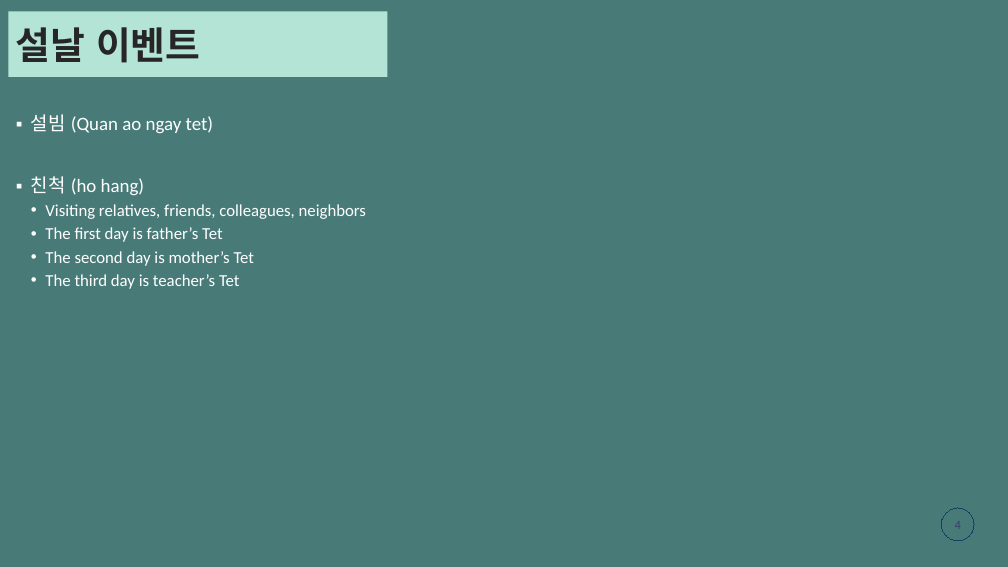
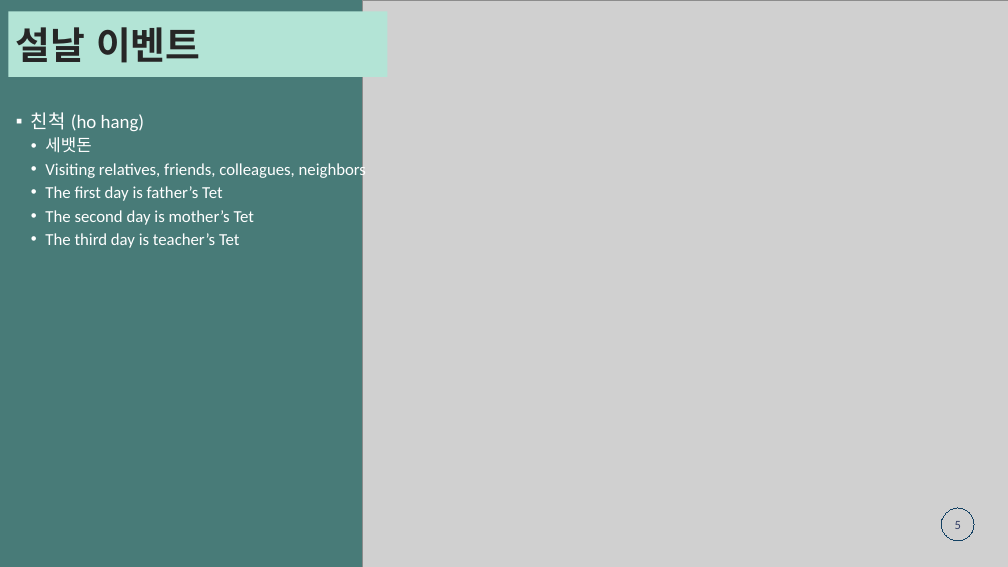
Before and after one commit to gemmanguen/Tetholidays, a slide deck: slide 5 of mducng_VN-KR.pptx (slide 4 before the commit). Drawn at 1008x567 pixels with LibreOffice and Linux fonts; fonts in the diff are those of the drawing; grey boxes stand for pictures. Boxes give left, top, right and bottom in pixels: in the first picture for what was removed or moved away, otherwise in the second. Text is boxed around its words. In the diff, an @@ line names an element or a change of style, - is before the commit and + after.

```diff
--- a/mducng_VN-KR.pptx
+++ b/mducng_VN-KR.pptx
@@ picture added at (362,0,1008,567) @@
@@ text at (31,114,213,133): paragraph removed @@
-▪ 설빔 (Quan ao ngay tet)
@@ text at (45,137,91,153): paragraph added @@
+  • 세뱃돈
@@ page number at (955,521,961,529): text changed @@
-4
+5
```
Also in this commit, not shown: 5 other slides changed, 1 slide added, 4 slides removed.
